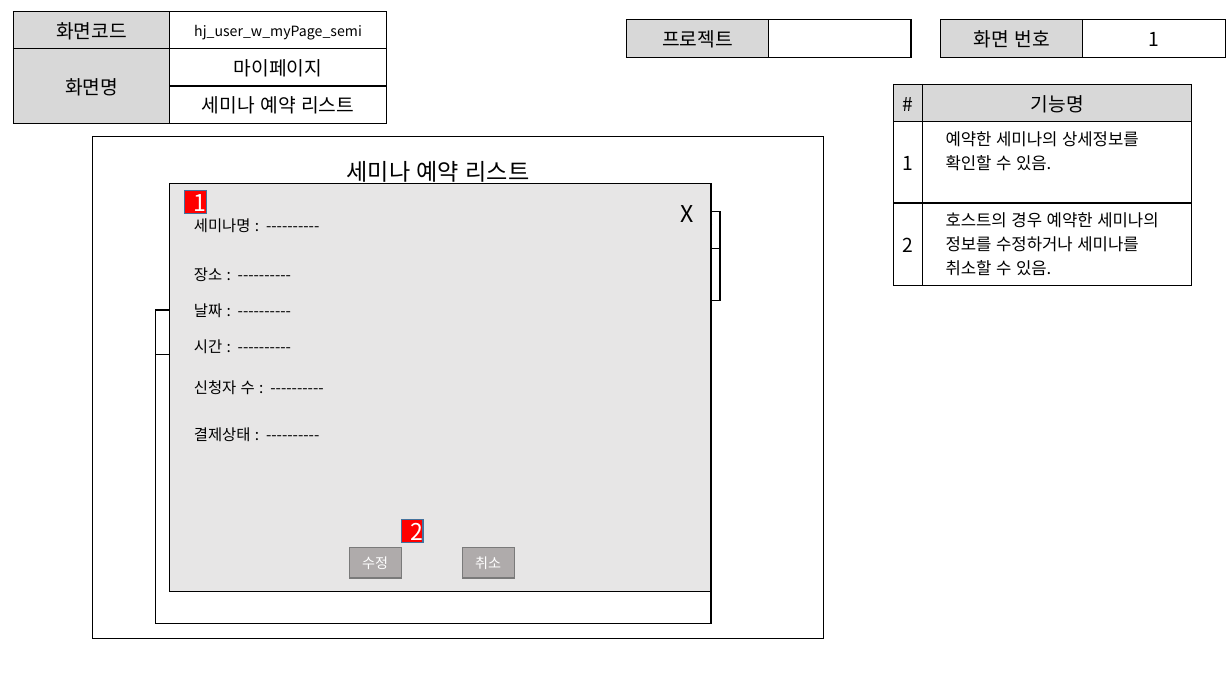
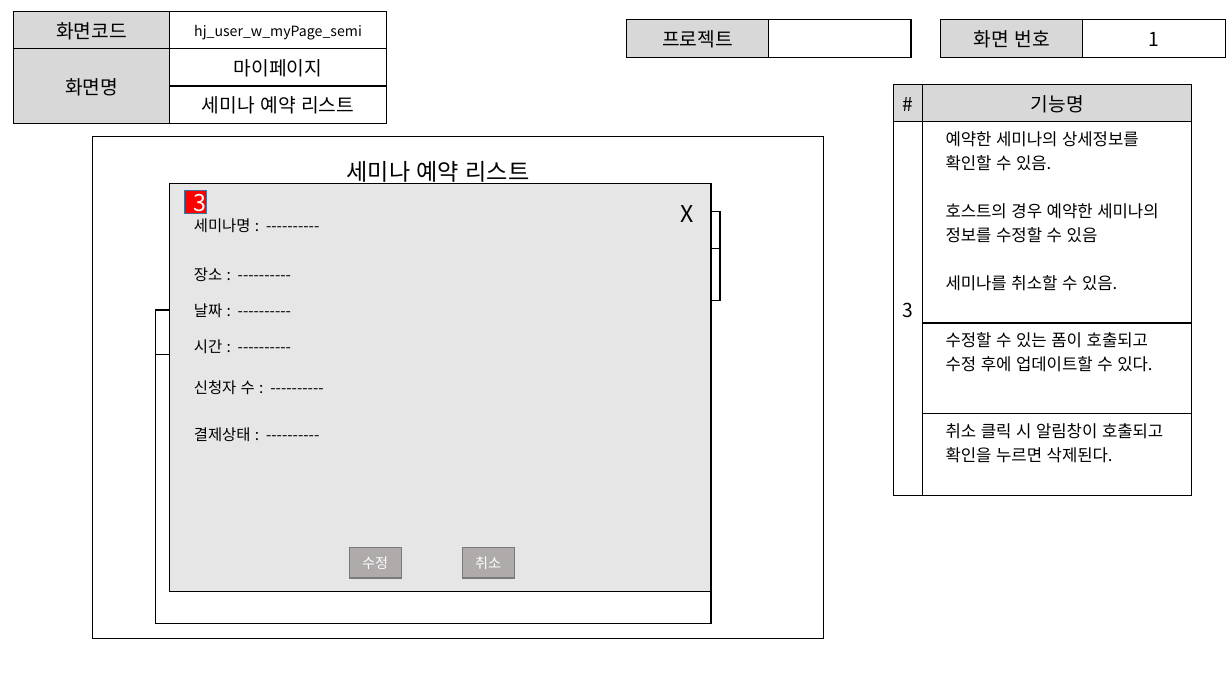
Before and after one commit to ezenteam2/e-Zone, a slide deck: slide 13 of 0 발표용 파워포인트/project05 - 파워포인트 종합 - 형준.pptx. Drawn at 1232x693 pixels with LibreOffice and Linux fonts; fonts in the diff are those of the drawing. Boxes give left, top, right and bottom in pixels: in the first picture for what was removed or moved away, otherwise in the second. Text is boxed around its words. In the diff, an @@ line names an element or a change of style, - is before the commit and + after.

```diff
--- a/0 발표용 파워포인트/project05 - 파워포인트 종합 - 형준.pptx
+++ b/0 발표용 파워포인트/project05 - 파워포인트 종합 - 형준.pptx
@@ table at box(894, 85, 1192, 467) @@
-row 2: 1 | 예약한 세미나의 상세정보를 확인할 수 있음.
-row 3: 2 | 호스트의 경우 예약한 세미나의 정보를 수정하거나 세미나를 취소할 수 있음.
+row 2: 3 | 예약한 세미나의 상세정보를 확인할 수 있음. / 호스트의 경우 예약한 세미나의 정보를 수정할 수 있음 / 세미나를 취소할 수 있음.
+row 3:  | 수정할 수 있는 폼이 호출되고 수정 후에 업데이트할 수 있다.
+row 4:  | 취소 클릭 시 알림창이 호출되고 확인을 누르면 삭제된다.
@@ text in rectangle at box(194, 187, 207, 216): text changed @@
-1
+3
@@ rectangle removed at box(401, 519, 423, 543) @@
-2
```
Also in this commit, not shown: 8 other slides changed, 6 other files.
